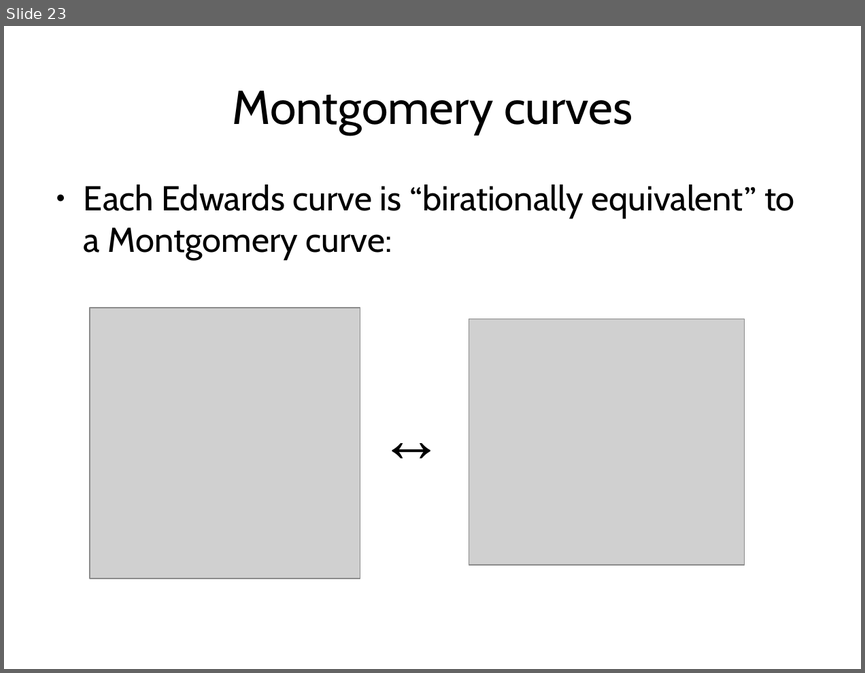
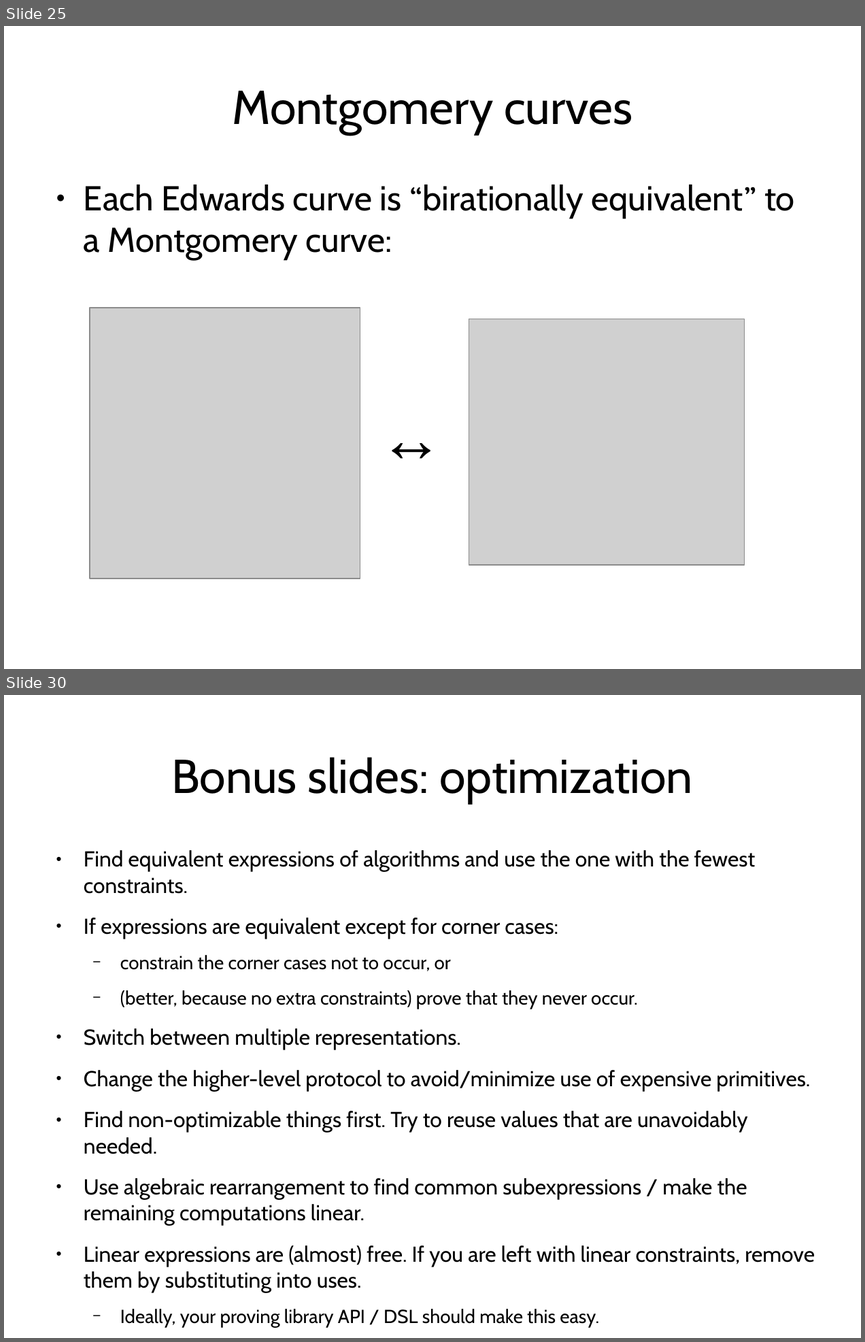
Before and after one commit to daira/zcon0, a slide deck: zkproofs.odp. Shown one above the other, each under a label of ours: slide 23 before the commit, slides 25 and 30 after it; the slides between them are not shown. The pictures are 865x673 and 865x1342 pixels, drawn with LibreOffice and Linux fonts; fonts in the diff are those of the drawing; grey boxes stand for pictures. Boxes give left, top, right and bottom in pixels: in the first picture for what was removed or moved away, otherwise in the second. Text is boxed around its words. In the diff, an @@ line names an element or a change of style, - is before the commit and + after.

```diff
--- a/zkproofs.odp
+++ b/zkproofs.odp
@@ slide 30 added at (4, 695, 861, 1338), background #FFFFFF @@
@@ title added at (171, 757, 693, 804), 44 pt, text #000000 @@
+Bonus slides: optimization
@@ text added at (84, 850, 815, 1327), 20 pt, text #000000 @@
+● Find equivalent expressions of algorithms and use the one with the fewest constraints.
+● If expressions are equivalent except for corner cases:
+  − constrain the corner cases not to occur, or
+  − (better, because no extra constraints) prove that they never occur.
+● Switch between multiple representations.
+● Change the higher-level protocol to avoid/minimize use of expensive primitives.
+● Find non-optimizable things first. Try to reuse values that are unavoidably needed.
+● Use algebraic rearrangement to find common subexpressions / make the remaining computations linear.
+● Linear expressions are (almost) free. If you are left with linear constraints, remove them by substituting into uses.
+  − Ideally, your proving library API / DSL should make this easy.
@@ what was slide 23 is now slide 25 @@
```
Also in this commit, not shown: 8 slides changed, 5 other slides added, 1 other file.
